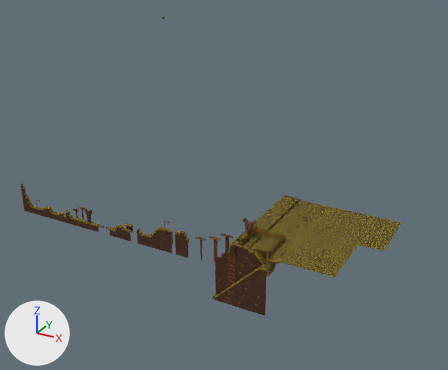
Two versions of the OBJ model Assets/Levels/Level2D/Level2D.obj, one commit apart.
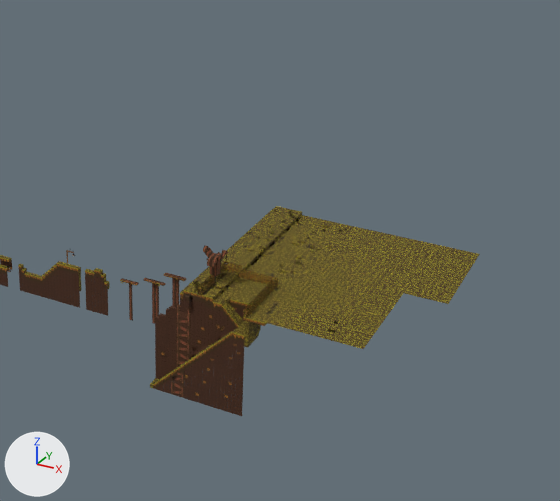
There are two pictures of each version: one whole from a 50 mm lens placed at (218.0, -214.0, 144.0), pointed at (75.0, 47.0, 14.0), one close up on the part from 28% to 100% of the width and 21% to 98% of the height. The axes (+X, +Y, +Z) are drawn at lower left. The lights are the same throughout. Where no turn or scale is listed for an object, it has been applied to the vertices. Vertices at the same position are counted once.
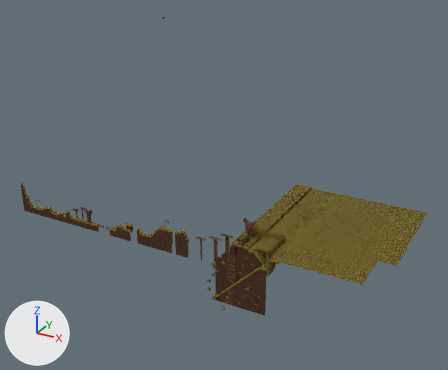
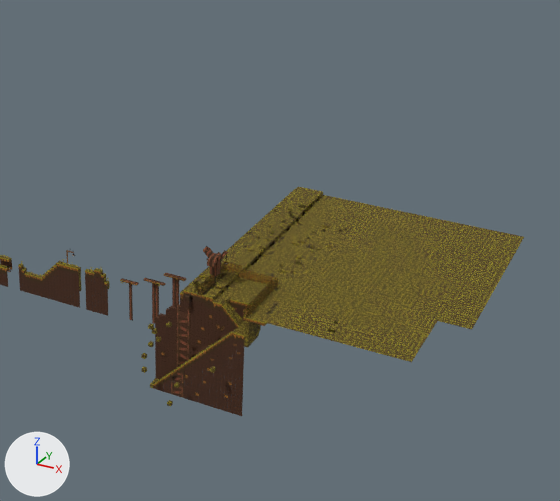
Commit message: Level 2d improvements

Pixel boxes [x1, y1, x2, y2] of what changed, in the close-ups (560 x 501 px):
'Default', reshaped: before [0, 206, 480, 416]; after [0, 187, 524, 416]
part 1 of me_default, added: after [148, 323, 157, 334]
part 2 of me_default, built on: before [0, 206, 452, 349]; after [0, 187, 524, 362]

Edits to the bpy script that builds the scene:
```text
Change me_default:
    used by ob_default; location = (0.0, 0.0, 0.0)
    remove me_default.from_pydata(...)  # 8242 vertices, 17139 faces; spans x -22.0..168.0, y -14.0..101.0, z -85.0..87.0
    add me_default.from_pydata(...)  # 10258 vertices, 21237 faces; spans x -22.0..176.0, y -17.0..101.0, z -85.0..87.0
    me_default part 1: a new loose piece of 14 vertices spanning x 104.0..106.0, y -17.0..-16.0, z 6.0..8.0, in mat_1
    me_default part 2: 150 vertices moved within x -20.0..162.0, y -13.0..46.0, z -12.0..16.0; 2 vertices removed from x 111.0..117.0, y -2.0, z 25.0; 1940 vertices added at x -16.0..176.0, y -13.0..62.0, z 2.0..17.0
```
